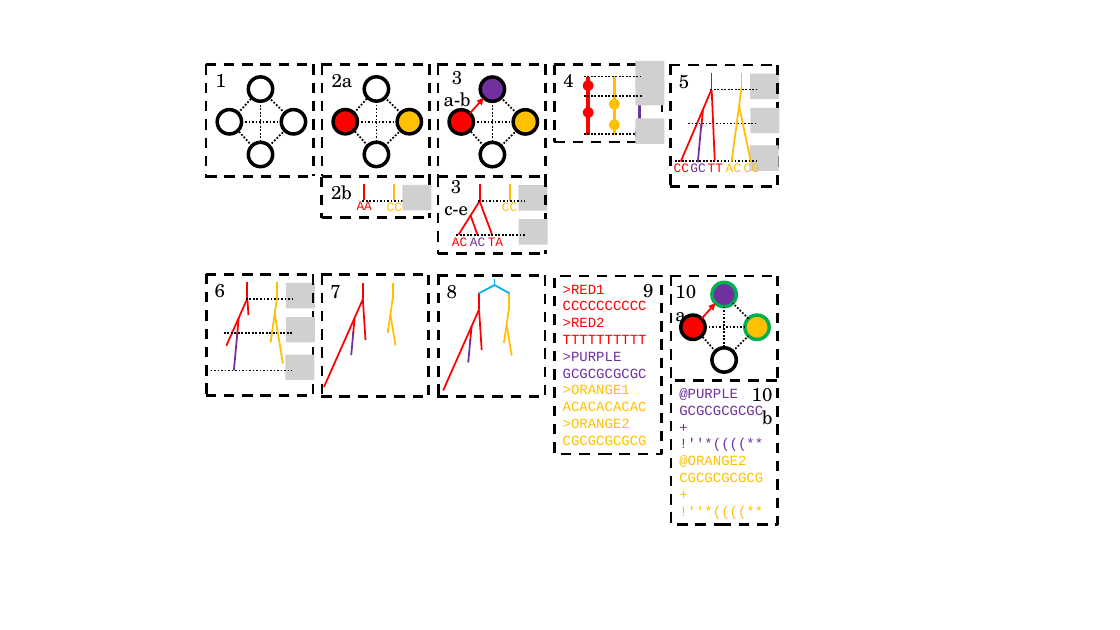
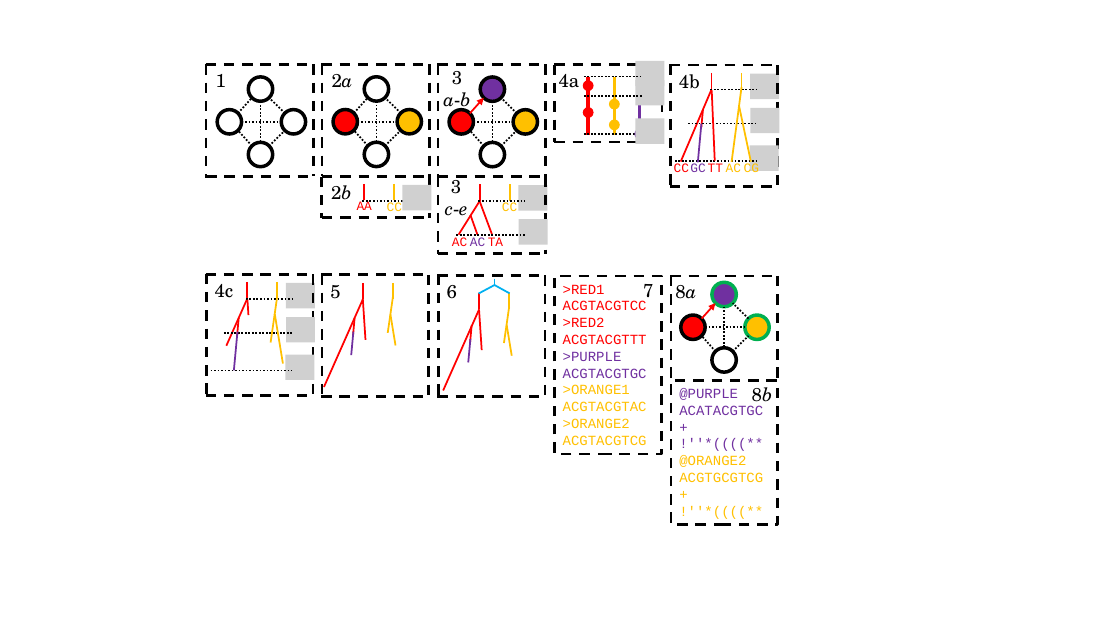
Before and after one commit to niemasd/FAVITES, a slide deck: slide 1 of figures/figures.pptx. Drawn at 1120x630 pixels with LibreOffice and Linux fonts; fonts in the diff are those of the drawing; grey boxes stand for pictures; background and template pictures are left out. Boxes give left, top, right and bottom in pixels: in the first picture for what was removed or moved away, otherwise in the second. Text is boxed around its words. In the diff, an @@ line names an element or a change of style, - is before the commit and + after.

```diff
--- a/figures/figures.pptx
+++ b/figures/figures.pptx
@@ text "2a" at (332,74,353,88): italic on in "2a" @@
@@ text at (559,74,580,88): text changed @@
-4
+4a
@@ text at (679,74,700,89): text changed @@
-5
+4b
@@ text at (444,92,471,112): italic on in "a-b" @@
@@ text "2b" at (331,185,352,200): italic on in "2b" @@
@@ text at (445,206,468,222): italic on in "c-e" @@
@@ text at (215,284,234,298): text changed @@
-6
+4c
@@ text at (330,285,340,299): text changed @@
-7
+5
@@ text at (447,285,457,299): text changed @@
-8
+6
@@ text at (643,284,653,303): text changed @@
-9
+7
@@ text at (675,285,696,299): text changed @@
-10a
+8a
@@ text in rectangle at (563,300,647,310): text changed @@
-CCCCCCCCCC
+ACGTACGTCC
@@ text in rectangle at (563,334,647,344): text changed @@
-TTTTTTTTTT
+ACGTACGTTT
@@ text in rectangle at (563,368,647,378): text changed @@
-GCGCGCGCGC
+ACGTACGTGC
@@ text at (752,387,773,408): text changed @@
-10b
+8b
@@ text in rectangle at (563,401,647,411): text changed @@
-ACACACACAC
+ACGTACGTAC
@@ text in rectangle at (679,405,763,415): text changed @@
-GCGCGCGCGC
+ACATACGTGC
@@ text in rectangle at (563,435,647,445): text changed @@
-CGCGCGCGCG
+ACGTACGTCG
@@ text in rectangle at (679,472,763,482): text changed @@
-CGCGCGCGCG
+ACGTGCGTCG
```
Also in this commit, not shown: 1 other slide changed.
